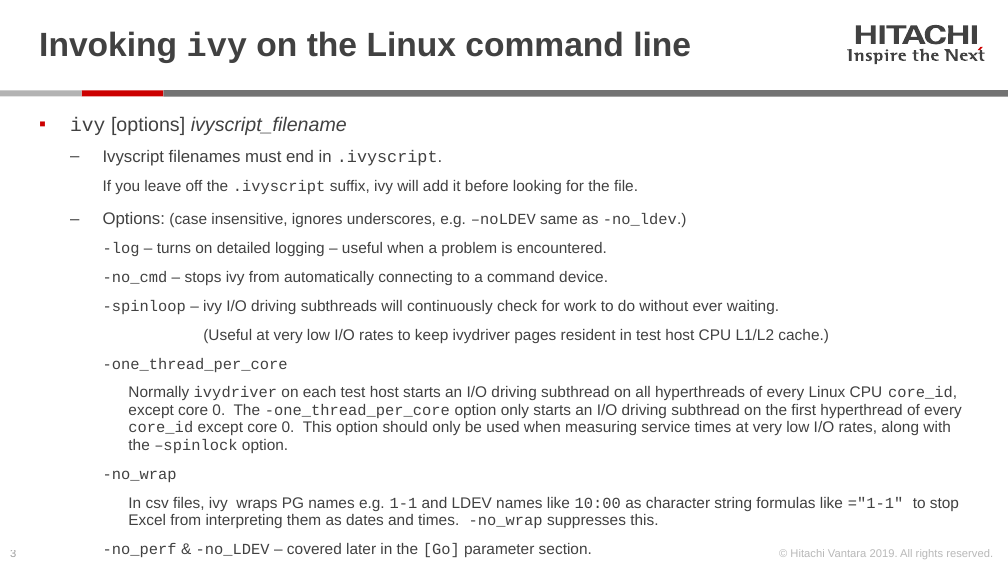
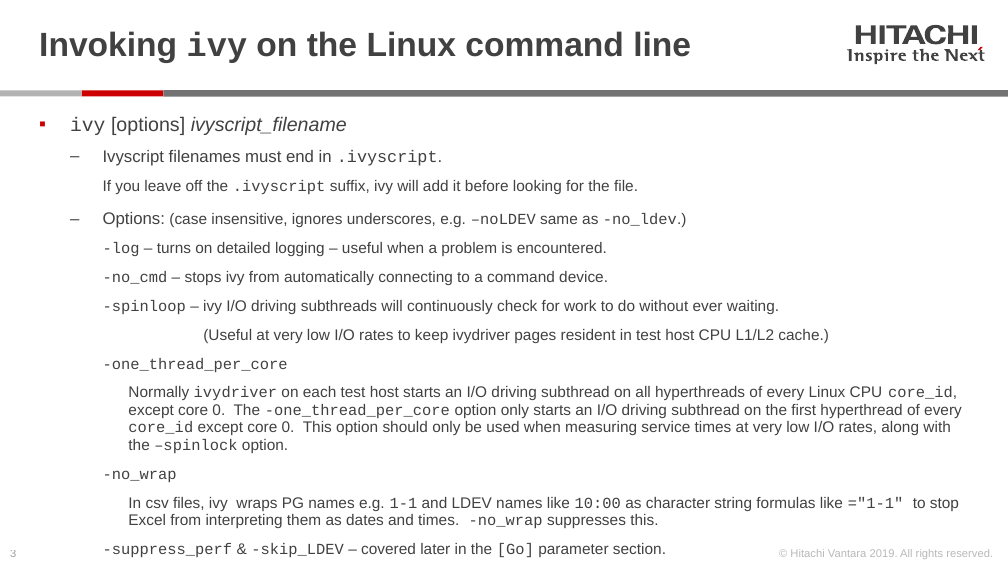
Before and after one commit to Hitachi-Data-Systems/ivy, a slide deck: slide 3 of doc/Programming the ivy engine.pptx. Drawn at 1008x567 pixels with LibreOffice and Linux fonts; fonts in the diff are those of the drawing. Boxes give left, top, right and bottom in pixels: in the first picture for what was removed or moved away, otherwise in the second. Text is boxed around its words. In the diff, an @@ line names an element or a change of style, - is before the commit and + after.

```diff
--- a/doc/Programming the ivy engine.pptx
+++ b/doc/Programming the ivy engine.pptx
@@ text at [103, 543, 666, 557]: text changed @@
-    -no_perf & -no_LDEV – covered later in the [Go] parameter section.
+    -suppress_perf & -skip_LDEV – covered later in the [Go] parameter section.
```
Also in this commit, not shown: 14 other slides changed, 2 slides added, 5 slides removed, 2 other files.
